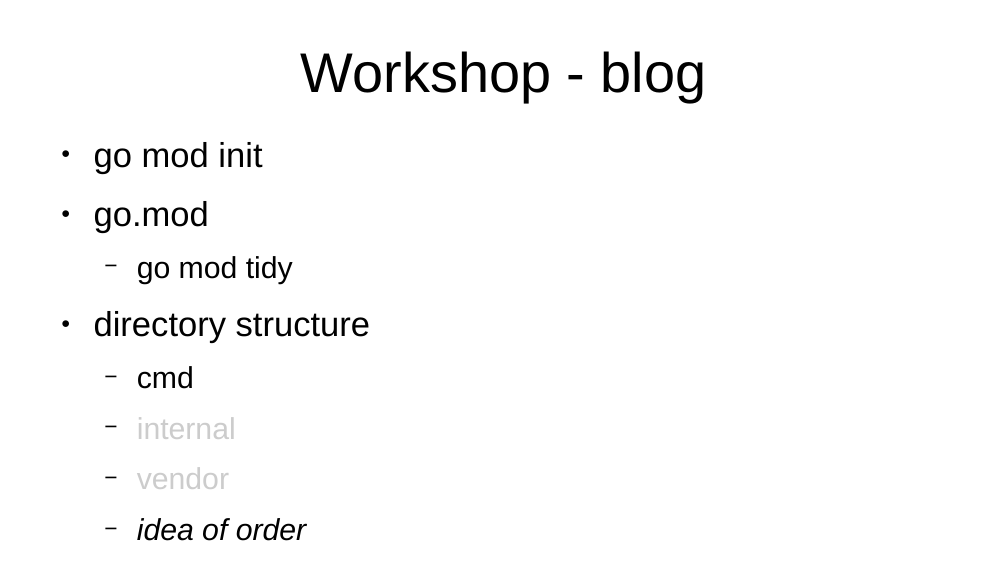
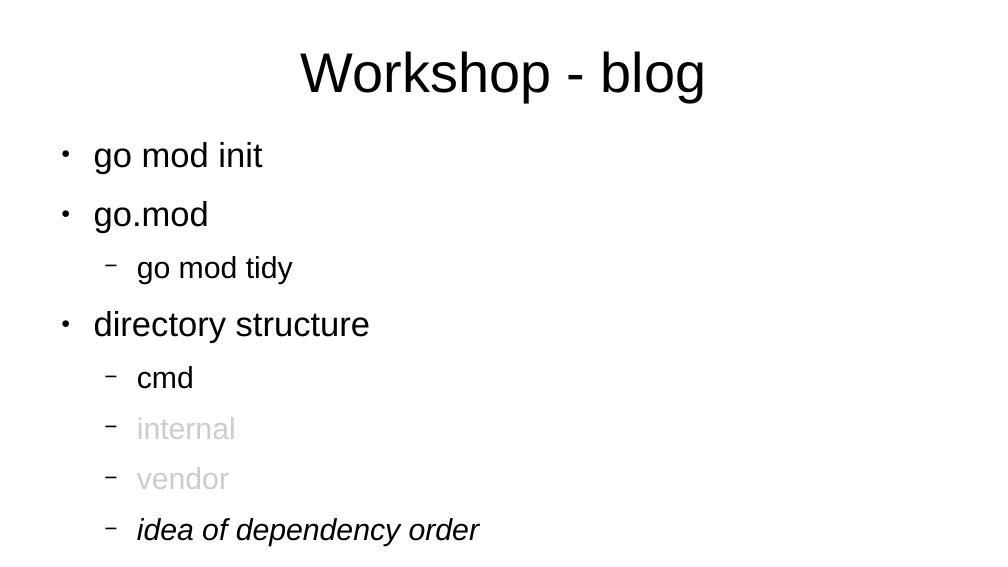
Before and after one commit to axis-go-course/spiderman, a slide deck: slide 9 of presentation.odp. Drawn at 1008x567 pixels with LibreOffice and Linux fonts; fonts in the diff are those of the drawing. Boxes give left, top, right and bottom in pixels: in the first picture for what was removed or moved away, otherwise in the second. Text is boxed around its words. In the diff, an @@ line names an element or a change of style, - is before the commit and + after.

```diff
--- a/presentation.odp
+++ b/presentation.odp
@@ text at (137,518,479,546): text changed @@
-  − idea of order
+  − idea of dependency order
```
Also in this commit, not shown: 1 other slide changed, 1 other file.
